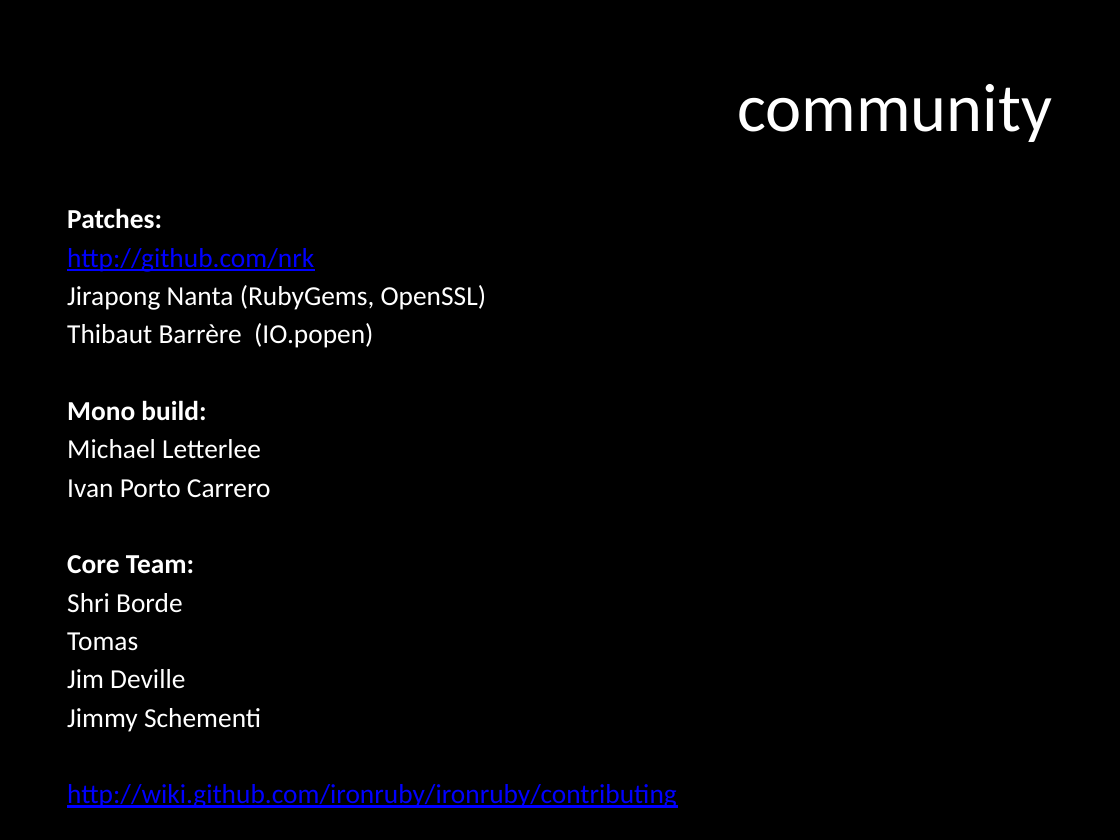
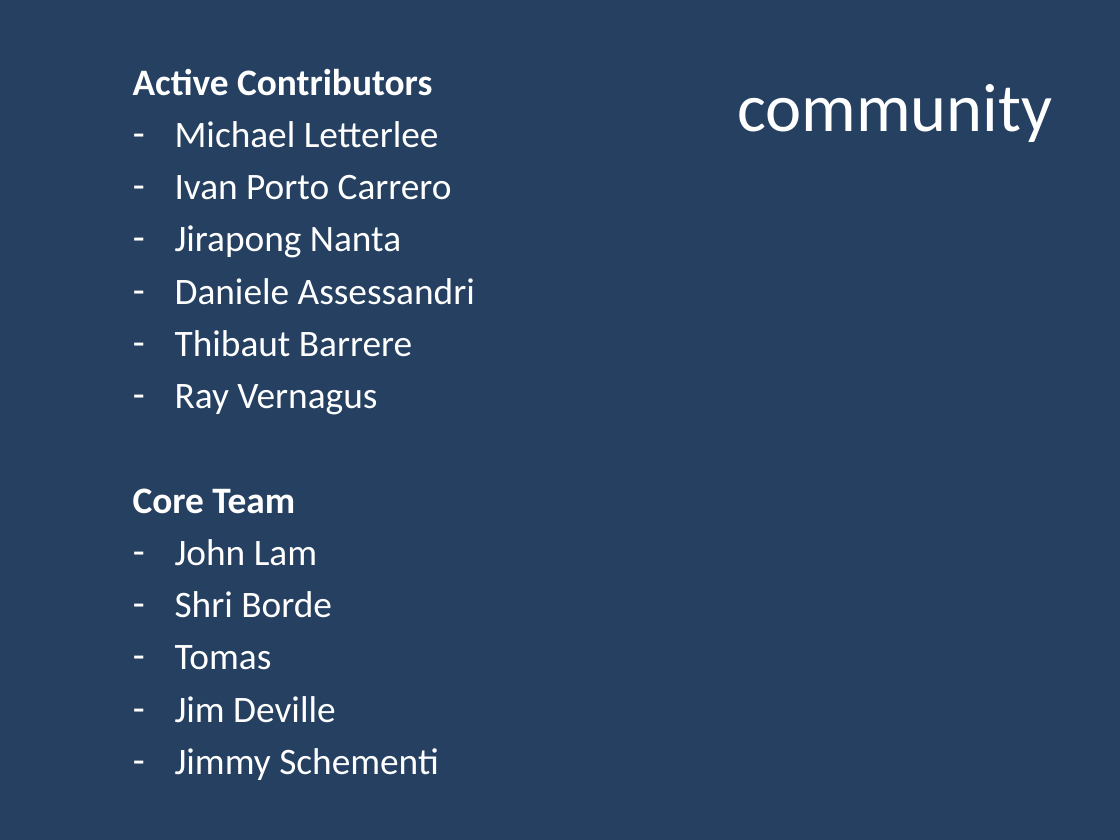
Before and after one commit to jschementi/railsconf09, a slide deck: slide 28 of railsconf09-jschementi.pptx (slide 27 before the commit). Drawn at 1120x840 pixels with LibreOffice and Linux fonts; fonts in the diff are those of the drawing. Boxes give left, top, right and bottom in pixels: in the first picture for what was removed or moved away, otherwise in the second. Text is boxed around its words. In the diff, an @@ line names an element or a change of style, - is before the commit and + after.

```diff
--- a/railsconf09-jschementi.pptx
+++ b/railsconf09-jschementi.pptx
@@ background #000000 to #254061 @@
@@ text "Active Contributors" moved from (x1=67, y1=208, x2=677, y2=808) to (x1=133, y1=68, x2=475, y2=780) @@
@@ text at (x1=133, y1=68, x2=432, y2=96): text changed; size 17.6 to 24 pt; bold on @@
-Patches:
-http://github.com/nrk
-Jirapong Nanta (RubyGems, OpenSSL)
-Thibaut Barrère (IO.popen)
-Mono build:
+Active Contributors
@@ text at (x1=175, y1=121, x2=452, y2=780): size 17.6 to 24 pt in "Michael Letterlee", "Ivan Porto Carrero", "Shri Borde", "Tomas" and 2 more places; bullet none to -; more space between paragraphs @@
@@ text at (x1=133, y1=225, x2=475, y2=566): text changed; size 17.6 to 24 pt; bold off @@
-Core Team:
+– Jirapong Nanta
+– Daniele Assessandri
+– Thibaut Barrere
+– Ray Vernagus
+Core Team
+– John Lam
@@ text at (x1=67, y1=784, x2=677, y2=808): paragraph removed @@
-http://wiki.github.com/ironruby/ironruby/contributing
```
Also in this commit, not shown: 8 other slides changed, 1 slide added, 1 slide removed.
